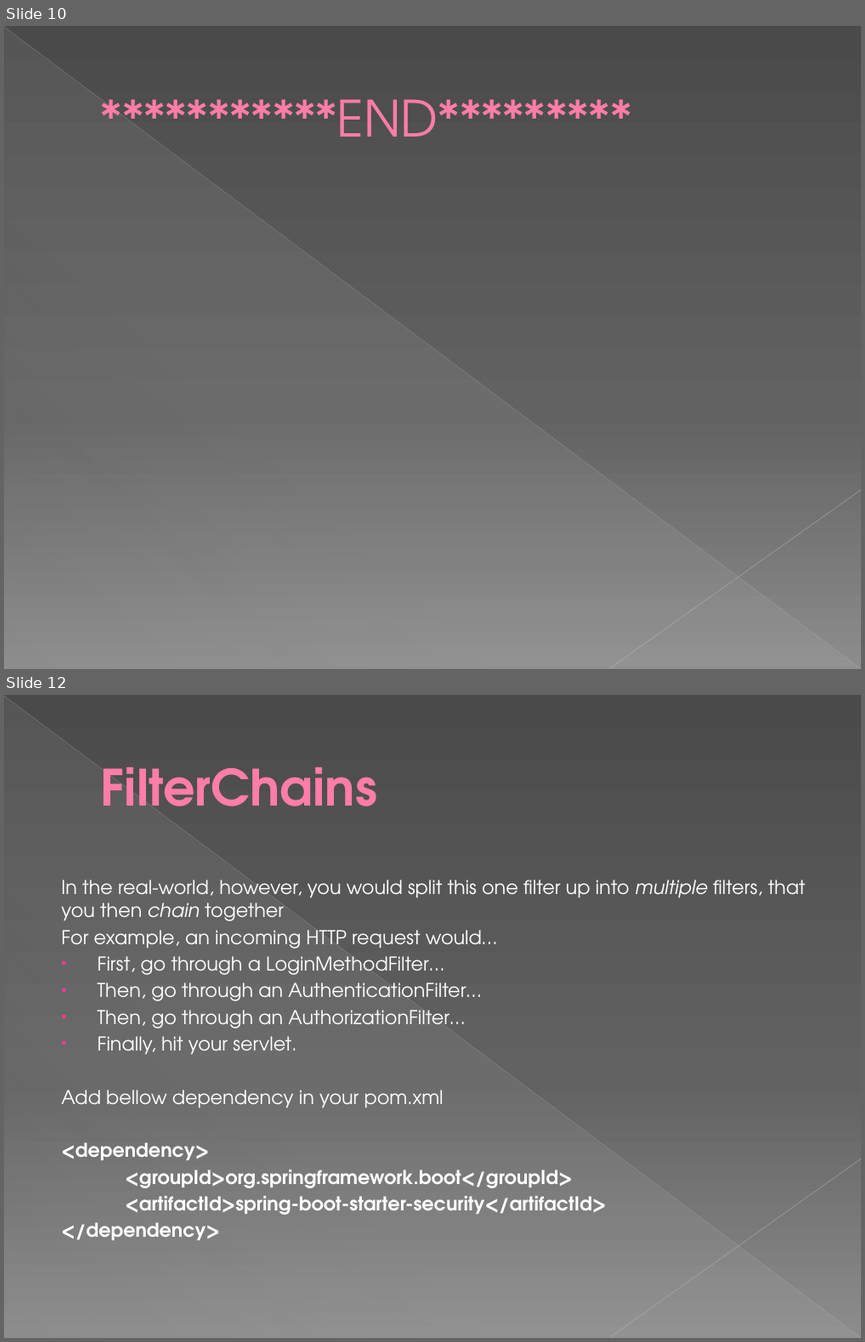
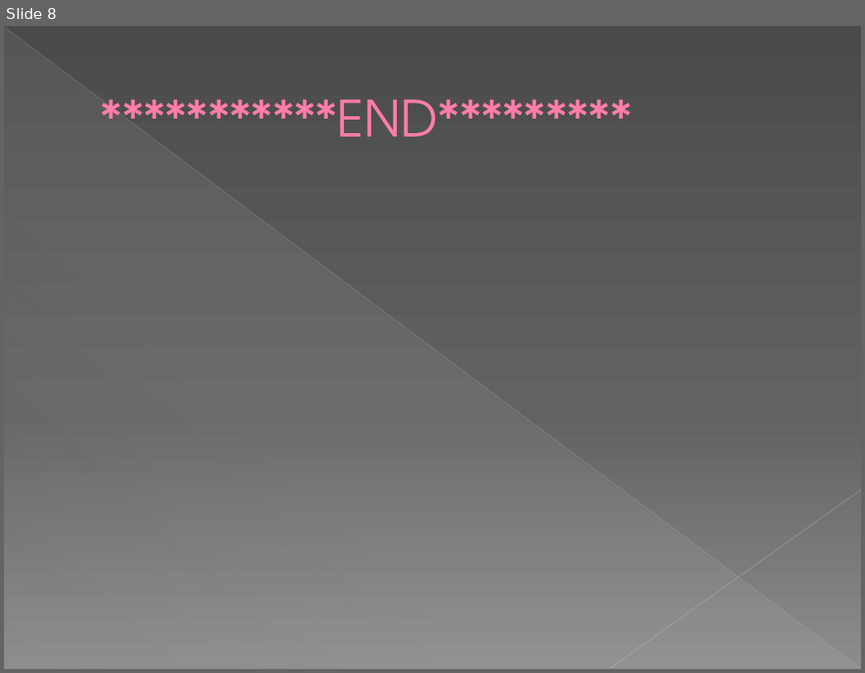
Before and after one commit to theavi/relocation_buddy, a slide deck: rlb.pptx. Shown one above the other, each under a label of ours: slides 10 and 12 before the commit, slide 8 after it; the slides between them are not shown. The pictures are 865x1342 and 865x673 pixels, drawn with LibreOffice and Linux fonts; fonts in the diff are those of the drawing. Boxes give left, top, right and bottom in pixels: in the first picture for what was removed or moved away, otherwise in the second. Text is boxed around its words. In the diff, an @@ line names an element or a change of style, - is before the commit and + after.

Commit message:
RLB-00 Added Login and Home controller

```diff
--- a/rlb.pptx
+++ b/rlb.pptx
@@ slide 12 removed at [4,695,861,1338], background gradient #4A4A4A to #626262 to #8C8C8C; not listed: 3 template elements that a slide beside it also shows @@
@@ title removed at [101,767,377,806] @@
-FilterChains
@@ text removed at [61,879,806,1240] @@
-In the real-world, however, you would split this one filter up into multiple filters, that you then chain together
-For example, an incoming HTTP request would…
-• First, go through a LoginMethodFilter…
-• Then, go through an AuthenticationFilter…
-• Then, go through an AuthorizationFilter…
-• Finally, hit your servlet.
-Add bellow dependency in your pom.xml
-<dependency>
-<groupId>org.springframework.boot</groupId>
-<artifactId>spring-boot-starter-security</artifactId>
-</dependency>
@@ what was slide 10 is now slide 8 @@
```
Also in this commit, not shown: 1 slide changed, 6 other slides removed, 5 other files.
